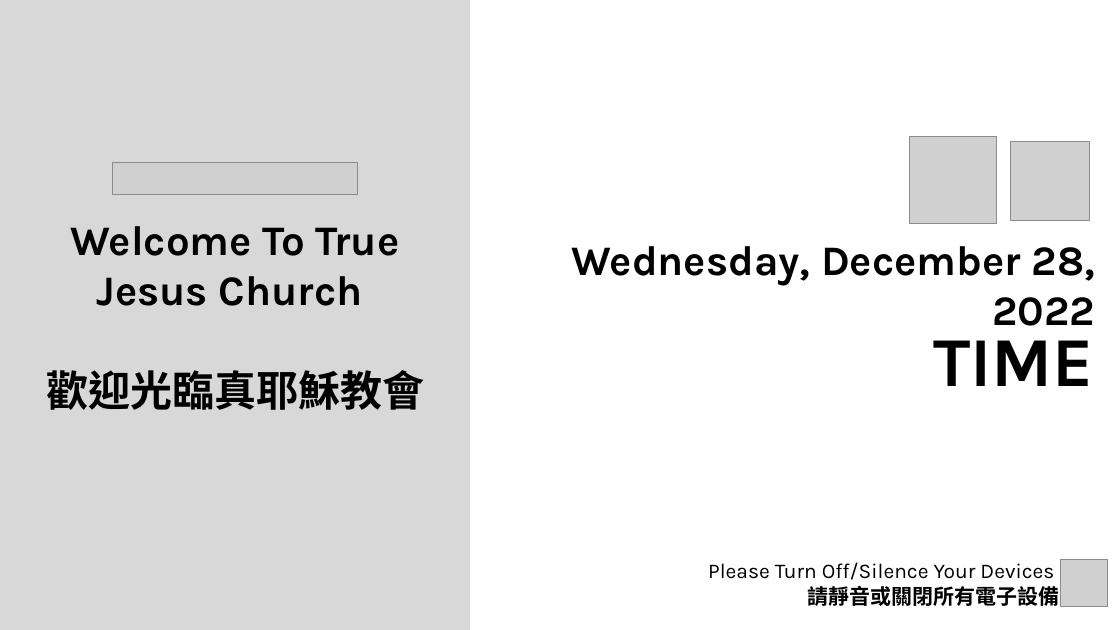
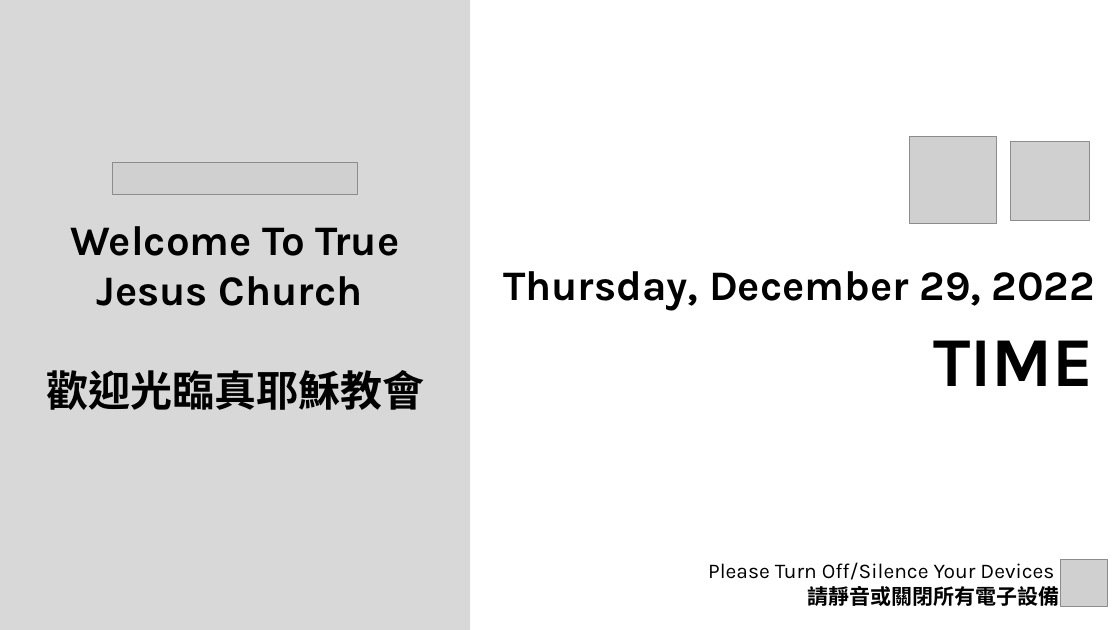
Before and after one commit to calebchanwy/tjc-powerpoint, a slide deck: slide 1 of TJCPowerPoint/Resources/ServiceWidescreen.pptx. Drawn at 1120x630 pixels with LibreOffice and Linux fonts; fonts in the diff are those of the drawing; grey boxes stand for pictures; background and template pictures are left out. Boxes give left, top, right and bottom in pixels: in the first picture for what was removed or moved away, otherwise in the second. Text is boxed around its words. In the diff, an @@ line names an element or a change of style, - is before the commit and + after.

```diff
--- a/TJCPowerPoint/Resources/ServiceWidescreen.pptx
+++ b/TJCPowerPoint/Resources/ServiceWidescreen.pptx
@@ text at [503,271,1095,311]: text changed @@
-Wednesday, December 28, 2022
+Thursday, December 29, 2022
```
Also in this commit, not shown: 2 other slides changed, 20 other files.
